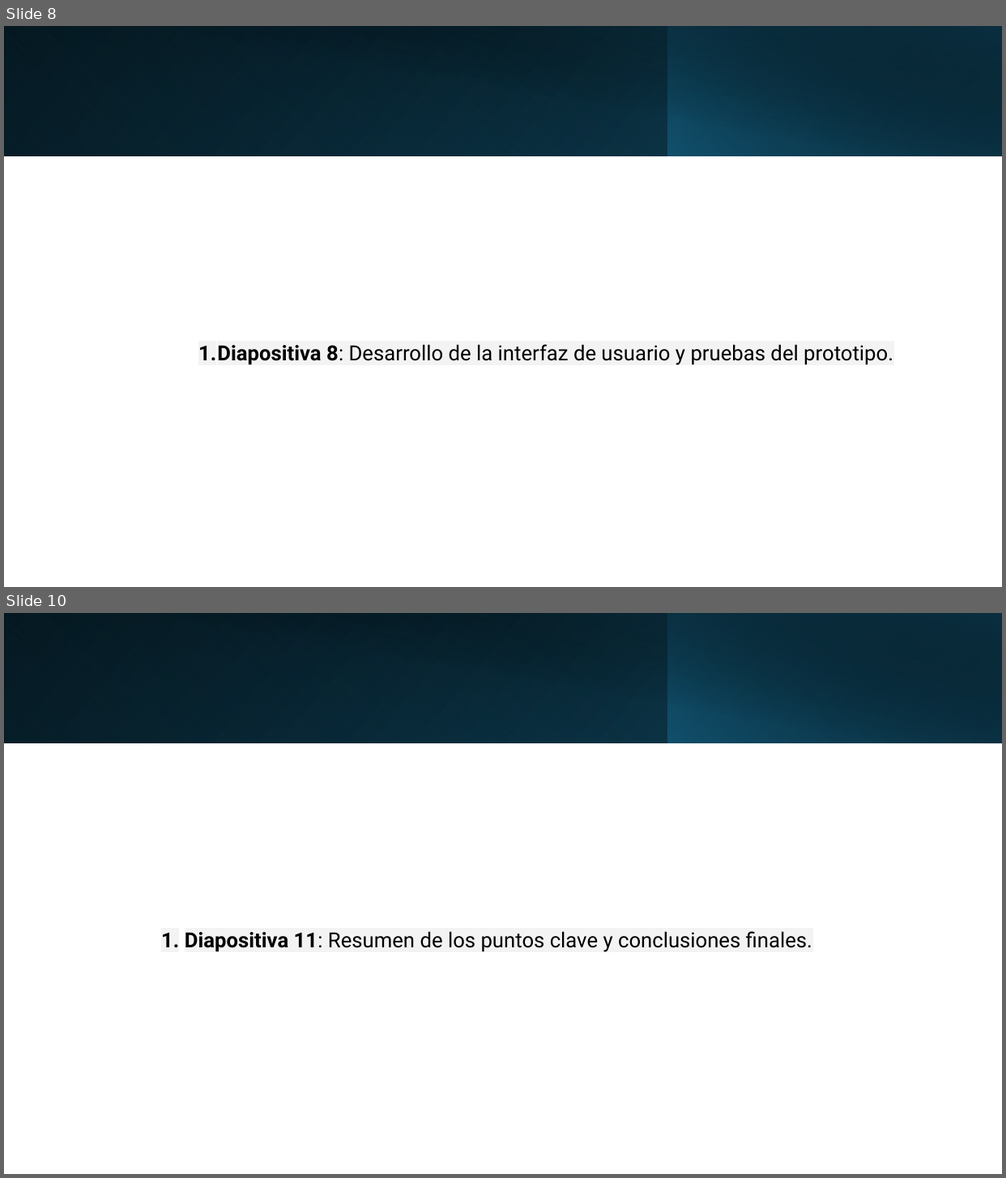
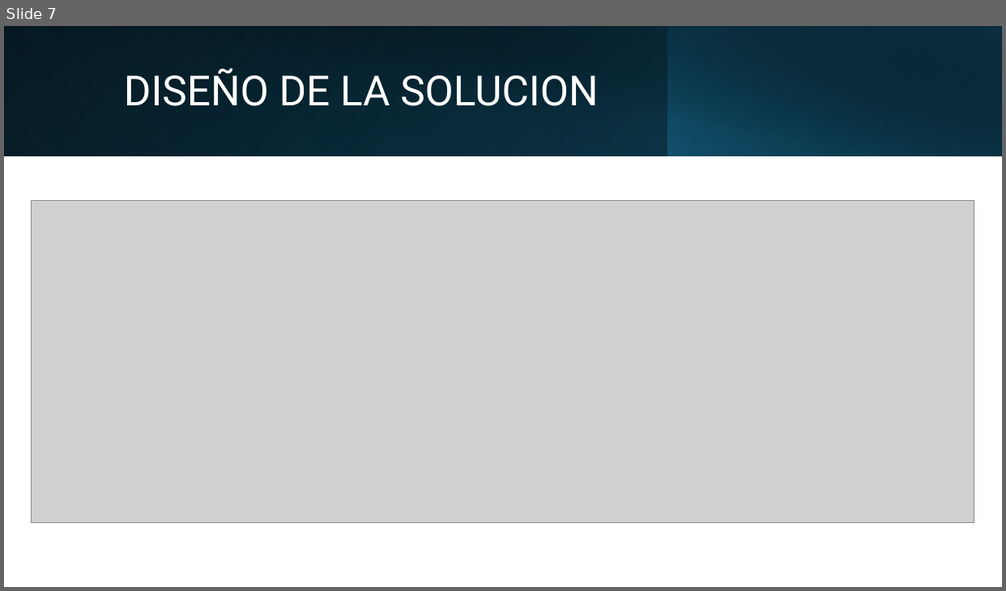
Before and after one commit to 1716732000/TH5, a slide deck: ta5/Avance 03 IA.pptx. Shown one above the other, each under a label of ours: slides 8 and 10 before the commit, slide 7 after it; the slides between them are not shown. The pictures are 1006x1178 and 1006x591 pixels, drawn with LibreOffice and Linux fonts; fonts in the diff are those of the drawing; grey boxes stand for pictures. Boxes give left, top, right and bottom in pixels: in the first picture for what was removed or moved away, otherwise in the second. Text is boxed around its words. In the diff, an @@ line names an element or a change of style, - is before the commit and + after.

```diff
--- a/ta5/Avance 03 IA.pptx
+++ b/ta5/Avance 03 IA.pptx
@@ slide 10 removed at box(4, 613, 1002, 1174), background #FFFFFF @@
@@ rectangle removed at box(4, 613, 1002, 743) @@
@@ rectangle removed at box(4, 613, 669, 743) @@
@@ rectangle removed at box(41, 613, 1002, 744) @@
@@ rectangle removed at box(668, 613, 1002, 743) @@
@@ text removed at box(185, 931, 812, 952) @@
-  1. Diapositiva 11: Resumen de los puntos clave y conclusiones finales.
@@ what was slide 8 is now slide 7 @@
@@ slide 7 changed as well @@
@@ title added at box(124, 68, 598, 106), 40 pt, text #FFFFFF @@
+DISEÑO DE LA SOLUCION
@@ picture added at box(32, 201, 975, 524) @@
@@ text removed at box(198, 344, 893, 365) @@
-    1. Diapositiva 8: Desarrollo de la interfaz de usuario y pruebas del prototipo.
```
Also in this commit, not shown: 2 other slides changed, 5 slides added, 7 other slides removed.
